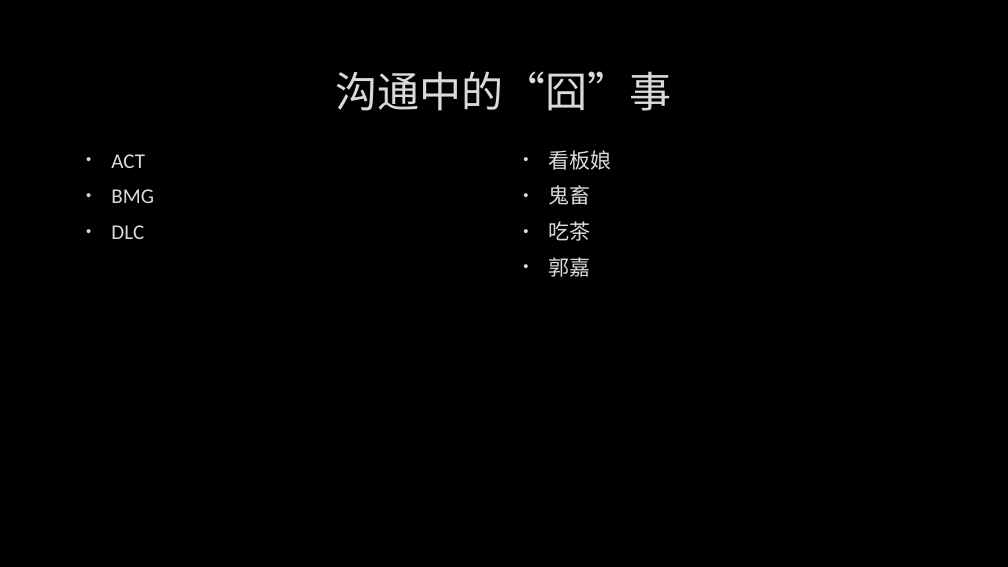
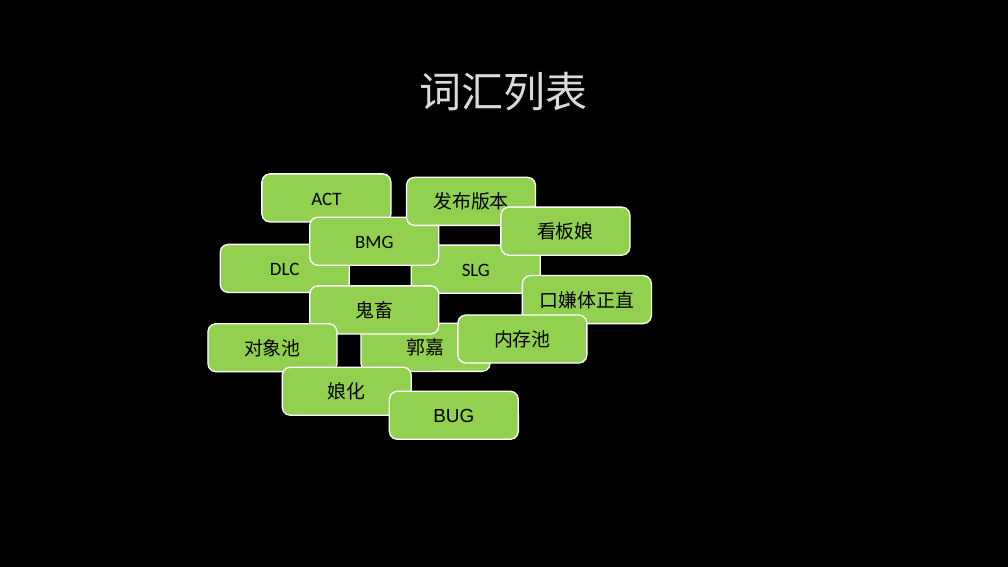
Before and after one commit to albertclass/Lessons, a slide deck: slide 8 of communication/策划与程序沟通技巧.pptx. Drawn at 1008x567 pixels with LibreOffice and Linux fonts; fonts in the diff are those of the drawing; background and template pictures are left out. Boxes give left, top, right and bottom in pixels: in the first picture for what was removed or moved away, otherwise in the second. Text is boxed around its words. In the diff, an @@ line names an element or a change of style, - is before the commit and + after.

```diff
--- a/communication/策划与程序沟通技巧.pptx
+++ b/communication/策划与程序沟通技巧.pptx
@@ title at <box>420,71,588,111</box>: text changed @@
-沟通中的“囧”事
+词汇列表
@@ text removed at <box>111,154,154,239</box> @@
-• ACT
-• BMG
-• DLC
@@ rounded rectangle added at <box>262,174,391,222</box>, fill #92D050, outline #FFFFFF 1.25 pt, 18 pt, text #000000 @@
+ACT
@@ rounded rectangle added at <box>407,178,536,226</box>, fill #92D050, outline #FFFFFF 1.25 pt, 18 pt, text #000000 @@
+发布版本
@@ text removed at <box>549,150,612,277</box> @@
-• 看板娘
-• 鬼畜
-• 吃茶
-• 郭嘉
@@ rounded rectangle added at <box>501,207,631,256</box>, fill #92D050, outline #FFFFFF 1.25 pt, 18 pt, text #000000 @@
+看板娘
@@ rounded rectangle added at <box>310,217,439,265</box>, fill #92D050, outline #FFFFFF 1.25 pt, 18 pt, text #000000 @@
+BMG
@@ rounded rectangle added at <box>220,244,349,293</box>, fill #92D050, outline #FFFFFF 1.25 pt, 18 pt, text #000000 @@
+DLC
@@ rounded rectangle added at <box>411,245,541,293</box>, fill #92D050, outline #FFFFFF 1.25 pt, 18 pt, text #000000 @@
+SLG
@@ rounded rectangle added at <box>310,286,439,334</box>, fill #92D050, outline #FFFFFF 1.25 pt, 18 pt, text #000000 @@
+鬼畜
@@ rounded rectangle added at <box>523,276,652,324</box>, fill #92D050, outline #FFFFFF 1.25 pt, 18 pt, text #000000 @@
+口嫌体正直
@@ rounded rectangle added at <box>208,324,337,372</box>, fill #92D050, outline #FFFFFF 1.25 pt, 18 pt, text #000000 @@
+对象池
@@ rounded rectangle added at <box>361,324,491,372</box>, fill #92D050, outline #FFFFFF 1.25 pt, 18 pt, text #000000 @@
+郭嘉
@@ rounded rectangle added at <box>458,315,588,364</box>, fill #92D050, outline #FFFFFF 1.25 pt, 18 pt, text #000000 @@
+内存池
@@ rounded rectangle added at <box>282,368,411,416</box>, fill #92D050, outline #FFFFFF 1.25 pt, 18 pt, text #000000 @@
+娘化
@@ rounded rectangle added at <box>389,392,519,440</box>, fill #92D050, outline #FFFFFF 1.25 pt, 18 pt, text #000000 @@
+BUG
```
Also in this commit, not shown: 8 other slides changed, 2 slides added, 2 slides removed.
